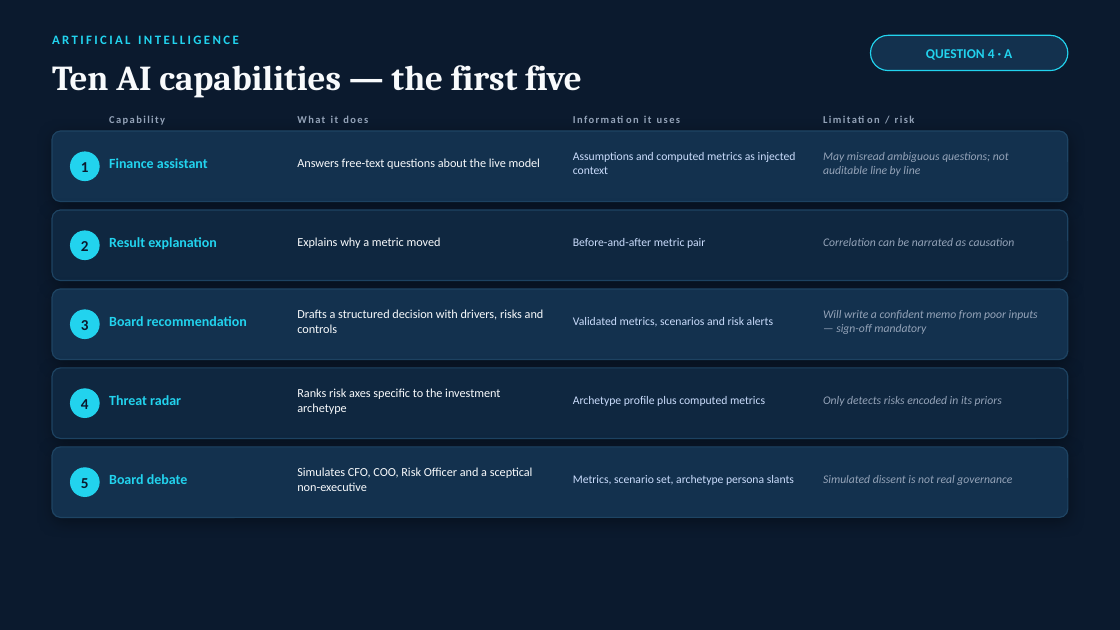
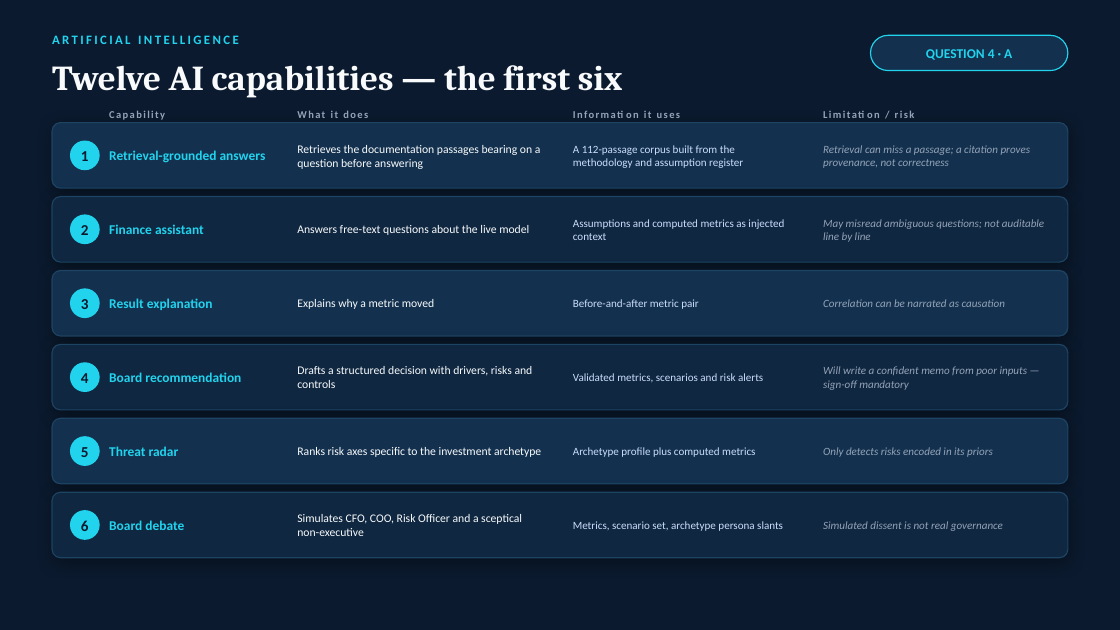
Before and after one commit to krish2105/CF-CapExIQ, a slide deck: slide 11 of submissions/CapExIQ_Executive_Presentation.pptx. Drawn at 1120x630 pixels with LibreOffice and Linux fonts; fonts in the diff are those of the drawing. Boxes give left, top, right and bottom in pixels: in the first picture for what was removed or moved away, otherwise in the second. Text is boxed around its words. In the diff, an @@ line names an element or a change of style, - is before the commit and + after.

Commit message:
feat: unify Midnight Vault UI with archetype engine; refresh submissions for all 7 members

```diff
--- a/submissions/CapExIQ_Executive_Presentation.pptx
+++ b/submissions/CapExIQ_Executive_Presentation.pptx
@@ text at (52,65,623,98): text changed @@
-Ten AI capabilities — the first five
+Twelve AI capabilities — the first six
@@ 4 texts: place and size @@
-4 texts at (109,115,745,325)
+4 texts at (109,110,736,381)
@@ rounded rectangle: place and size @@
-rounded rectangle at (52,131,1068,202)
+rounded rectangle at (52,123,1068,188)
@@ text "1": place and size @@
-text "1" at (81,162,89,172)
+text "1" at (81,151,89,161)
@@ ellipse: place and size @@
-ellipse at (71,152,99,181)
+ellipse at (71,141,99,170)
@@ text added at (297,145,541,169), 10 pt, text #F8FAFC @@
+Retrieves the documentation passages bearing on a question before answering
@@ text added at (573,145,743,168), 9.5 pt, text #CADCFC @@
+A 112-passage corpus built from the methodology and assumption register
@@ text added at (823,145,1031,168), 9.5 pt, text #94A3B8, italic @@
+Retrieval can miss a passage; a citation proves provenance, not correctness
@@ text added at (109,150,266,162), 11.5 pt, text #22D3EE, bold @@
+Retrieval-grounded answers
@@ rounded rectangle: place and size @@
-rounded rectangle at (52,210,1068,281)
+rounded rectangle at (52,197,1068,262)
@@ size 12 to 11.5 pt in 5 elements at (109,520,184,530), (109,446,179,456), (109,372,241,382), (109,298,213,310), (109,224,204,234) @@
@@ 4 texts: place and size @@
-4 texts at (109,152,1009,176)
+4 texts at (109,219,1044,242)
@@ size 10.5 to 10 pt in 5 elements at (297,514,522,536), (297,447,541,457), (297,366,533,388), (297,299,434,309), (297,225,529,235) @@
@@ size 10 to 9.5 pt in 10 elements at (823,521,1003,531), (573,521,783,531), (823,447,993,457), (573,447,755,457), (823,366,1028,390), (573,373,763,382), (823,299,1005,307), (573,299,698,309), (823,219,1044,242), (573,219,784,240) @@
@@ text "2": place and size @@
-text "2" at (81,241,89,251)
+text "2" at (81,225,89,235)
@@ ellipse: place and size @@
-ellipse at (71,231,99,260)
+ellipse at (71,215,99,244)
@@ rounded rectangle: place and size @@
-rounded rectangle at (52,289,1068,360)
+rounded rectangle at (52,271,1068,336)
@@ text "3": place and size @@
-text "3" at (81,320,89,330)
+text "3" at (81,299,89,309)
@@ ellipse: place and size @@
-ellipse at (71,310,99,339)
+ellipse at (71,289,99,318)
@@ 4 texts: place and size @@
-4 texts at (109,237,1015,249)
+4 texts at (109,298,1005,310)
@@ rounded rectangle: place and size @@
-rounded rectangle at (52,368,1068,439)
+rounded rectangle at (52,344,1068,410)
@@ 4 texts: place and size @@
-4 texts at (109,309,1038,334)
+4 texts at (109,366,1028,390)
@@ text "4": place and size @@
-text "4" at (81,399,89,409)
+text "4" at (81,373,89,383)
@@ ellipse: place and size @@
-ellipse at (71,389,99,418)
+ellipse at (71,363,99,392)
@@ proportions changed in 5 elements at (52,123,1068,188), (52,197,1068,262), (52,271,1068,336), (52,344,1068,410), (52,418,1068,484) @@
@@ rounded rectangle: place and size @@
-rounded rectangle at (52,447,1068,518)
+rounded rectangle at (52,418,1068,484)
@@ text "5": place and size @@
-text "5" at (81,478,89,488)
+text "5" at (81,447,89,457)
@@ ellipse: place and size @@
-ellipse at (71,468,99,497)
+ellipse at (71,437,99,465)
@@ 4 texts: place and size @@
-4 texts at (109,388,1002,414)
+4 texts at (109,446,993,457)
@@ rounded rectangle added at (52,492,1068,558), fill #0F2740, outline #1E4463 1 pt @@
@@ 4 texts: place and size @@
-4 texts at (109,467,1012,491)
+4 texts at (109,514,1003,536)
@@ ellipse added at (71,511,99,539), fill #22D3EE, outline #22D3EE 1 pt @@
@@ text added at (81,520,89,531), 13 pt, text #0B1A2E, bold @@
+6
```
Also in this commit, not shown: 3 other slides changed, 13 other files.
